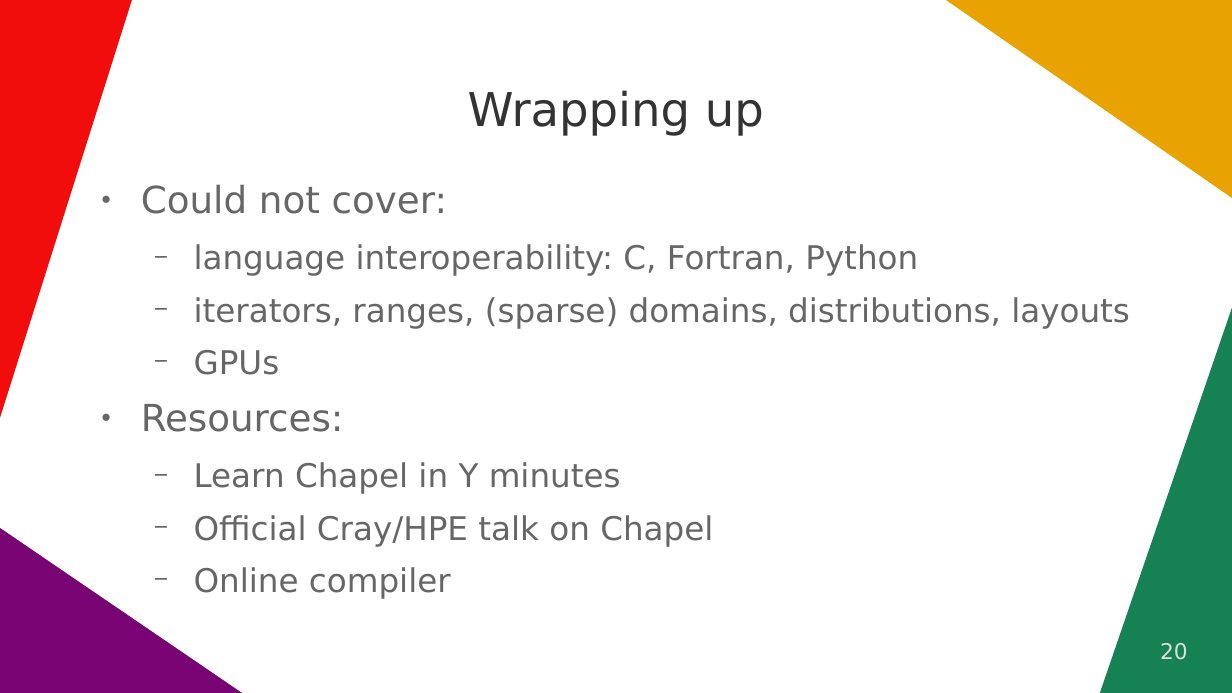
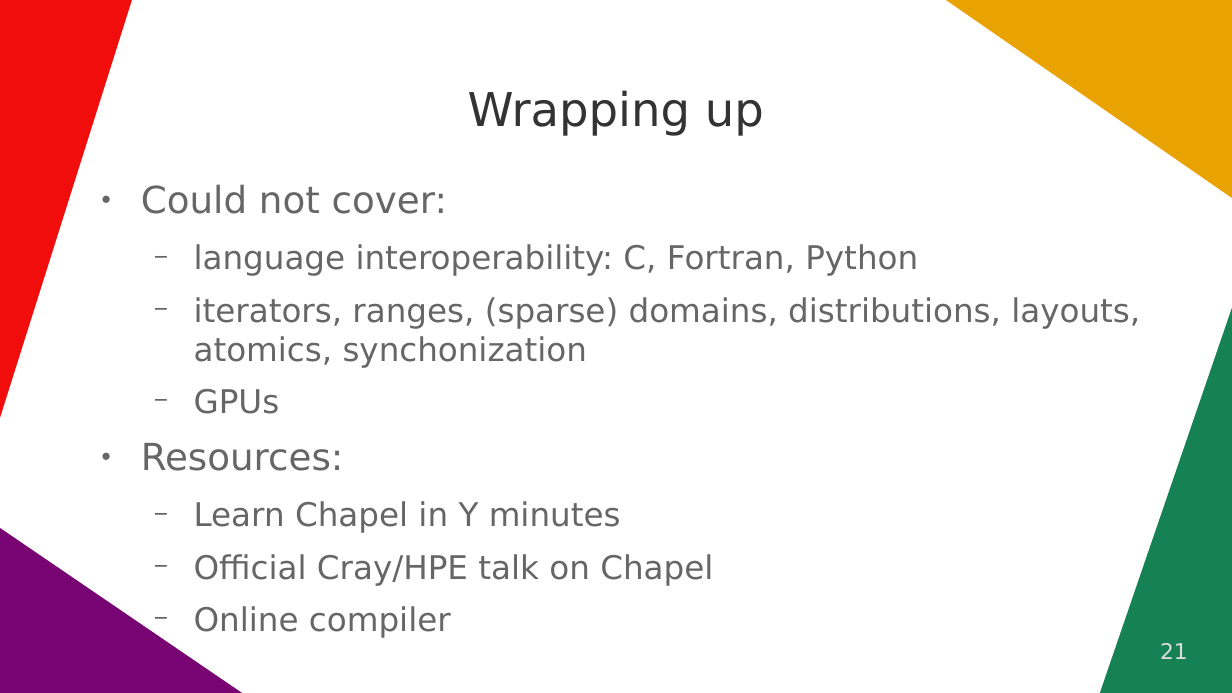
Before and after one commit to ghbrown/chapel-introduction, a slide deck: slide 21 of User introduction to Chapel - G. H. Brown.odp (slide 20 before the commit). Drawn at 1232x693 pixels with LibreOffice and Linux fonts; fonts in the diff are those of the drawing. Boxes give left, top, right and bottom in pixels: in the first picture for what was removed or moved away, otherwise in the second. Text is boxed around its words. In the diff, an @@ line names an element or a change of style, - is before the commit and + after.

Commit message:
Edits to presentation

```diff
--- a/User introduction to Chapel - G. H. Brown.odp
+++ b/User introduction to Chapel - G. H. Brown.odp
@@ text at [194,297,1140,368]: text changed @@
-  − iterators, ranges, (sparse) domains, distributions, layouts
+  − iterators, ranges, (sparse) domains, distributions, layouts, atomics, synchonization
@@ page number at [1160,643,1188,659]: text changed @@
-20
+21
```
Also in this commit, not shown: 4 other slides changed, 1 slide added, 4 slides removed, 1 other file.
